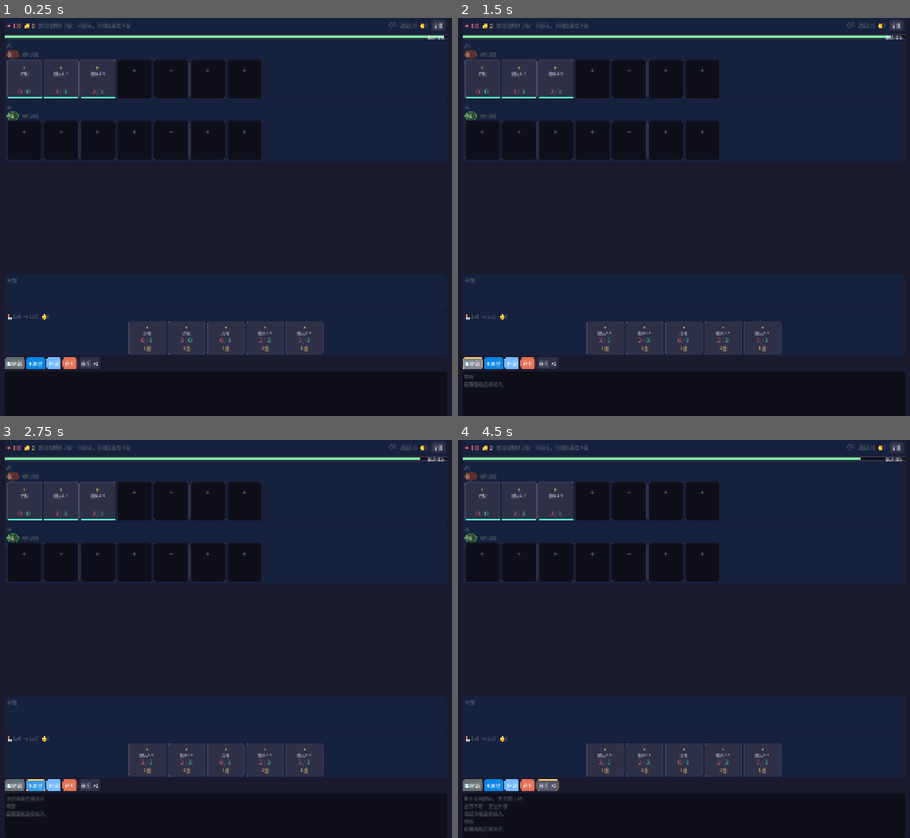
Above: before the commit, frames 1-4 (two rows, left to right).
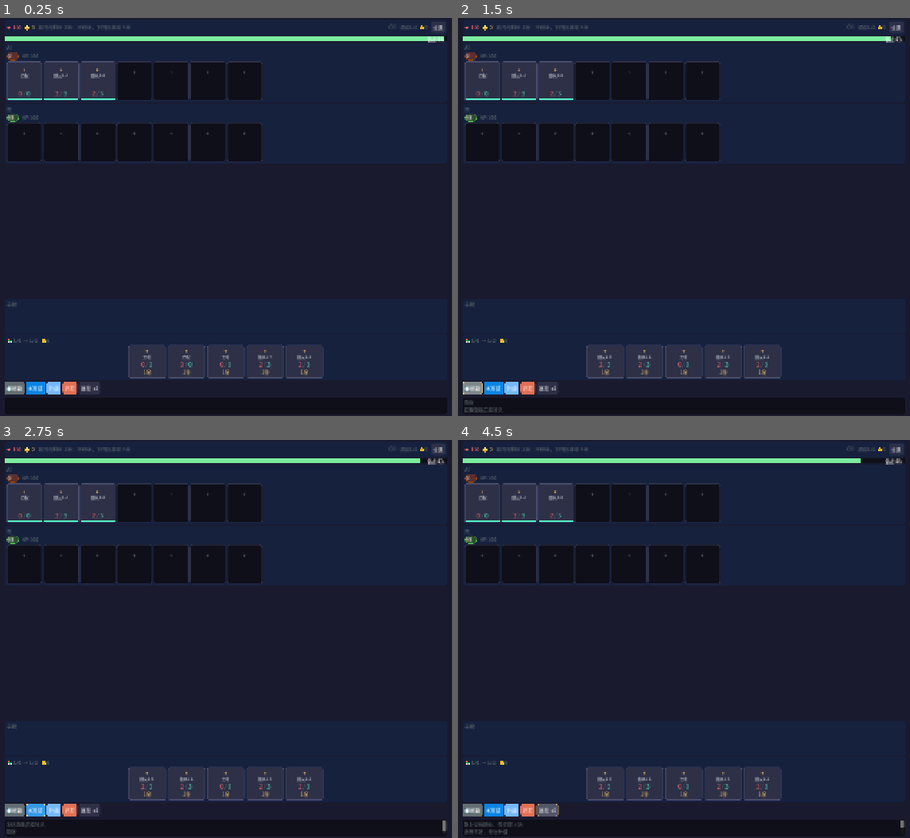
Above: after the commit, the same moments.

Repository: l754121012-afk/lushi-godot
Game: Godot game, scene res://scenes/prep.tscn
Two runs of this game, one before a commit and one after it. Both use one fixed random seed, a clock stepped at 60 frames per second and the inputs below.
Inputs:
- Up to frame 1 (0.25 s): no input
- Up to frame 2 (1.5 s): click "设置" at 0.5 s; click "🔄刷新" at 1.25 s
- Up to frame 3 (2.75 s): click "❄️冻结" at 2 s
- Up to frame 4 (4.5 s): click "升级" at 2.75 s; click "开打" at 3.5 s; click "速度 x1" at 4.25 s

The runs differ from the first frame. In frame 1, 8.1% of the frame differs, in the area x 1-99%, y 1-95%; in frame 2, 8.2%; in frame 3, 8.2%; in frame 4, 8.4%, in the area x 1-99%, y 1-100%.

Commit message:
P3-5b: coordinate-level alignment with original layout + side-by-side compare tool
- app padding 4px, max width 1000, action buttons 30px, log 36px, compact settings button
- layout now matches original: hand/hop y within 4px, act y exact, log y within 2px
- add _diag_sac/compare_ui.cjs (dumps both sides' rects + builds docs/compare_ui.png)
- note: model cannot view images; alignment verified by rendered coordinates and ordering assertions

Diff:
--- a/scripts/prep_view.gd
+++ b/scripts/prep_view.gd
@@ -152,6 +152,7 @@
 func _btn(text: String, bg: Color, cb: Callable) -> Button:
 	var b := Button.new()
 	b.text = text
+	b.custom_minimum_size = Vector2(0, 30)
 	b.add_theme_font_size_override("font_size", 12)
 	b.add_theme_stylebox_override("normal", _sb(bg, bg, 4))
 	b.add_theme_stylebox_override("hover", _sb(bg.lightened(0.18), C_GOLD, 4))
@@ -240,11 +241,15 @@
 	root.set_anchors_and_offsets_preset(Control.PRESET_FULL_RECT)
 	root.offset_left = _side_margin()
 	root.offset_right = -_side_margin()
+	root.offset_top = 4
+	root.offset_bottom = -4
 	root.add_theme_constant_override("separation", 3)
 	add_child(root)
 	get_viewport().size_changed.connect(func():
 		root.offset_left = _side_margin()
-		root.offset_right = -_side_margin())
+		root.offset_right = -_side_margin()
+		root.offset_top = 4
+		root.offset_bottom = -4)
 
 	root.add_child(_build_bar())
 	root.get_child(root.get_child_count() - 1).name = "bar"
@@ -290,7 +295,9 @@
 	hb.add_child(_round_label)
 	_level_label = _muted("酒馆Lv1")
 	hb.add_child(_level_label)
-	hb.add_child(_btn("设置", C_SLOT_FILL, func(): _say("设置面板后续接入")))
+	var set_btn := _btn("设置", C_SLOT_FILL, func(): _say("设置面板后续接入"))
+	set_btn.custom_minimum_size = Vector2(0, 21)
+	hb.add_child(set_btn)
 	return bar
 
 func _build_side(title: String, is_ai: bool) -> PanelContainer:
@@ -375,7 +382,7 @@
 	_log = RichTextLabel.new()
 	_log.bbcode_enabled = true
 	_log.scroll_active = true
-	_log.custom_minimum_size = Vector2(0, 96)
+	_log.custom_minimum_size = Vector2(0, 34)
 	_log.add_theme_font_size_override("normal_font_size", 11)
 	_log.add_theme_color_override("default_color", C_MUTED)
 	p.add_child(_log)
Binary file added: docs/compare_ui.png
Binary file changed: docs/prep_view.png
Binary file added: docs/web_prep.png
Not shown, changed: README.md
Not shown, added: docs/compare_ui.html
